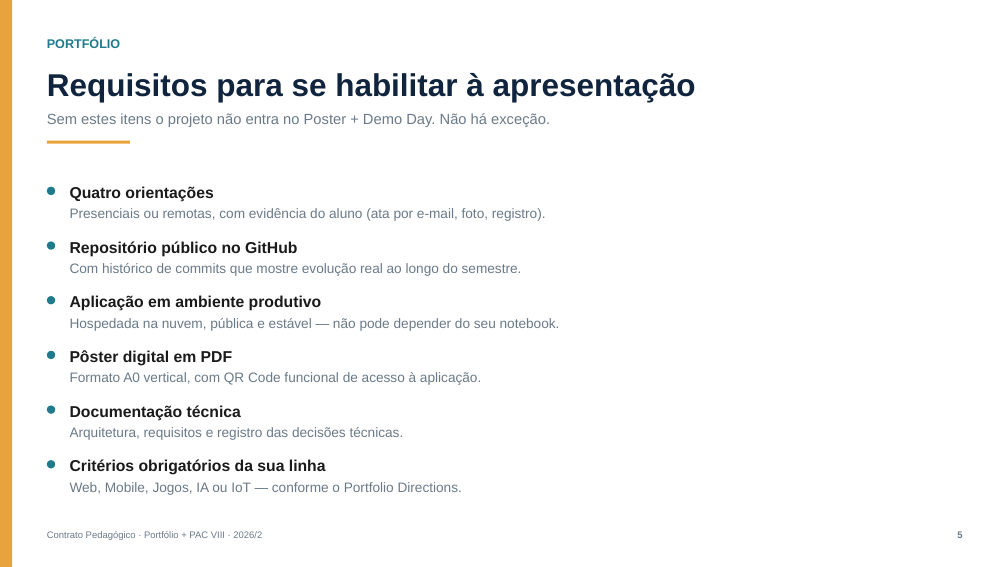
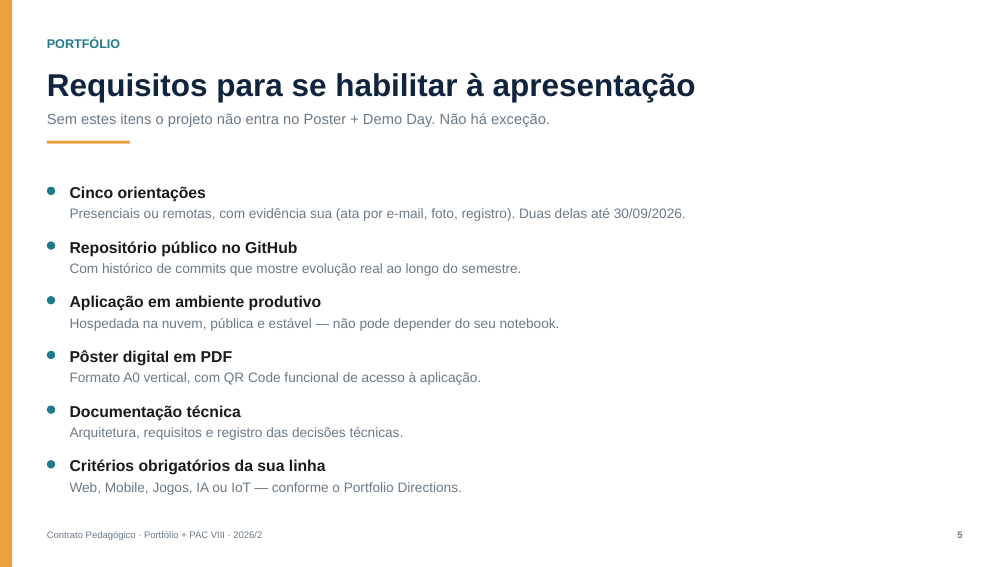
Before and after one commit to CatolicaSC-Portfolio/The-Portfolio-Playbook, a slide deck: slide 5 of Contrato-Pedagogico-Portfolio-PAC-VIII.pptx. Drawn at 1008x567 pixels with LibreOffice and Linux fonts; fonts in the diff are those of the drawing. Boxes give left, top, right and bottom in pixels: in the first picture for what was removed or moved away, otherwise in the second. Text is boxed around its words. In the diff, an @@ line names an element or a change of style, - is before the commit and + after.

```diff
--- a/Contrato-Pedagogico-Portfolio-PAC-VIII.pptx
+++ b/Contrato-Pedagogico-Portfolio-PAC-VIII.pptx
@@ text at [70, 186, 686, 221]: text changed @@
-Quatro orientações
-Presenciais ou remotas, com evidência do aluno (ata por e-mail, foto, registro).
+Cinco orientações
+Presenciais ou remotas, com evidência sua (ata por e-mail, foto, registro). Duas delas até 30/09/2026.
```
Also in this commit, not shown: 4 other slides changed, 10 other files.
